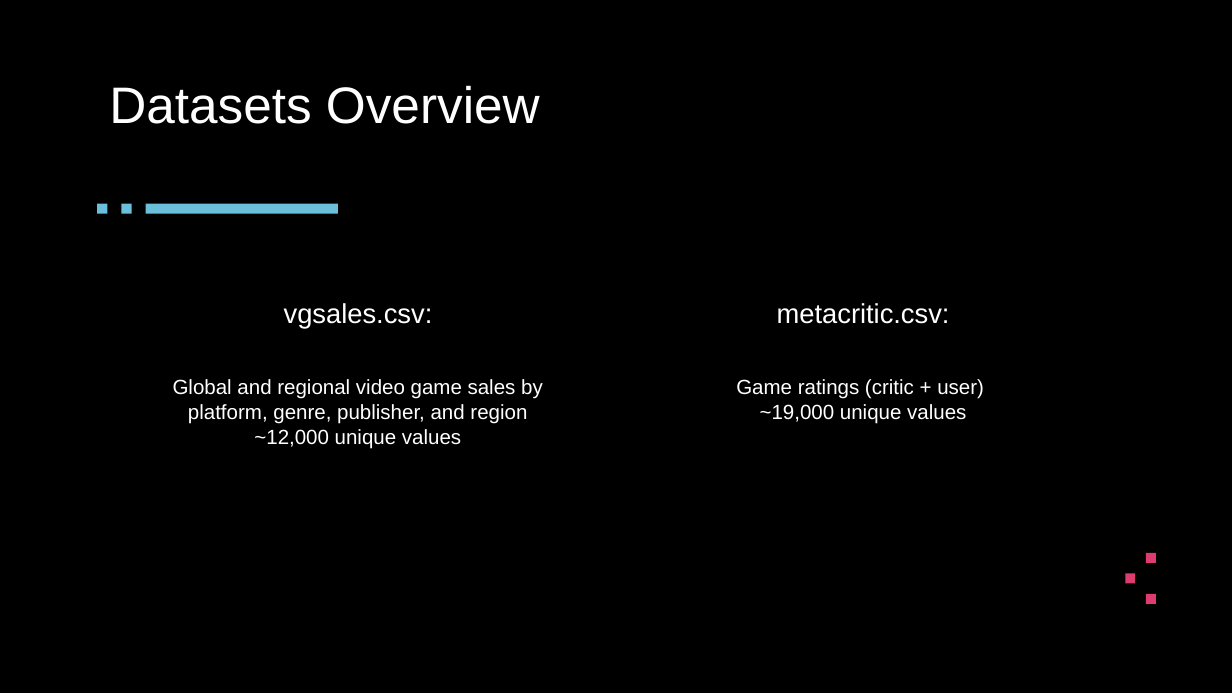
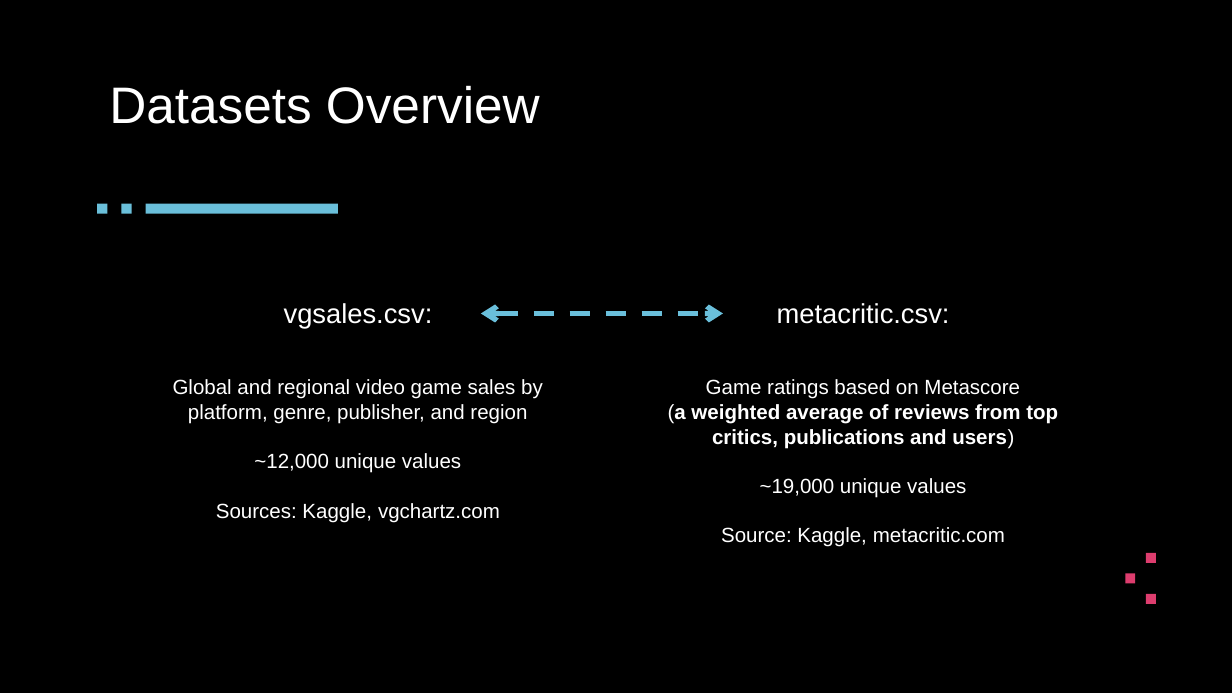
Before and after one commit to ilvadol/cypro_finalproject, a slide deck: slide 6 of Video Game Market Analys.pptx. Drawn at 1232x693 pixels with LibreOffice and Linux fonts; fonts in the diff are those of the drawing; background and template pictures are left out. Boxes give left, top, right and bottom in pixels: in the first picture for what was removed or moved away, otherwise in the second. Text is boxed around its words. In the diff, an @@ line names an element or a change of style, - is before the commit and + after.

```diff
--- a/Video Game Market Analys.pptx
+++ b/Video Game Market Analys.pptx
@@ double arrow added from (480, 313) to (723, 313), #6ABFDB 3 pt dashed @@
@@ subtitle at [668,379,1058,449]: text changed; bold on @@
-Game ratings (critic + user)
+Game ratings based on Metascore
+(a weighted average of reviews from top critics, publications and users)
@@ subtitle at [216,503,500,522]: paragraph added @@
+Sources: Kaggle, vgchartz.com
@@ subtitle at [721,527,1005,547]: paragraph added @@
+Source: Kaggle, metacritic.com
```
Also in this commit, not shown: 1 other slide changed, 1 slide added.
